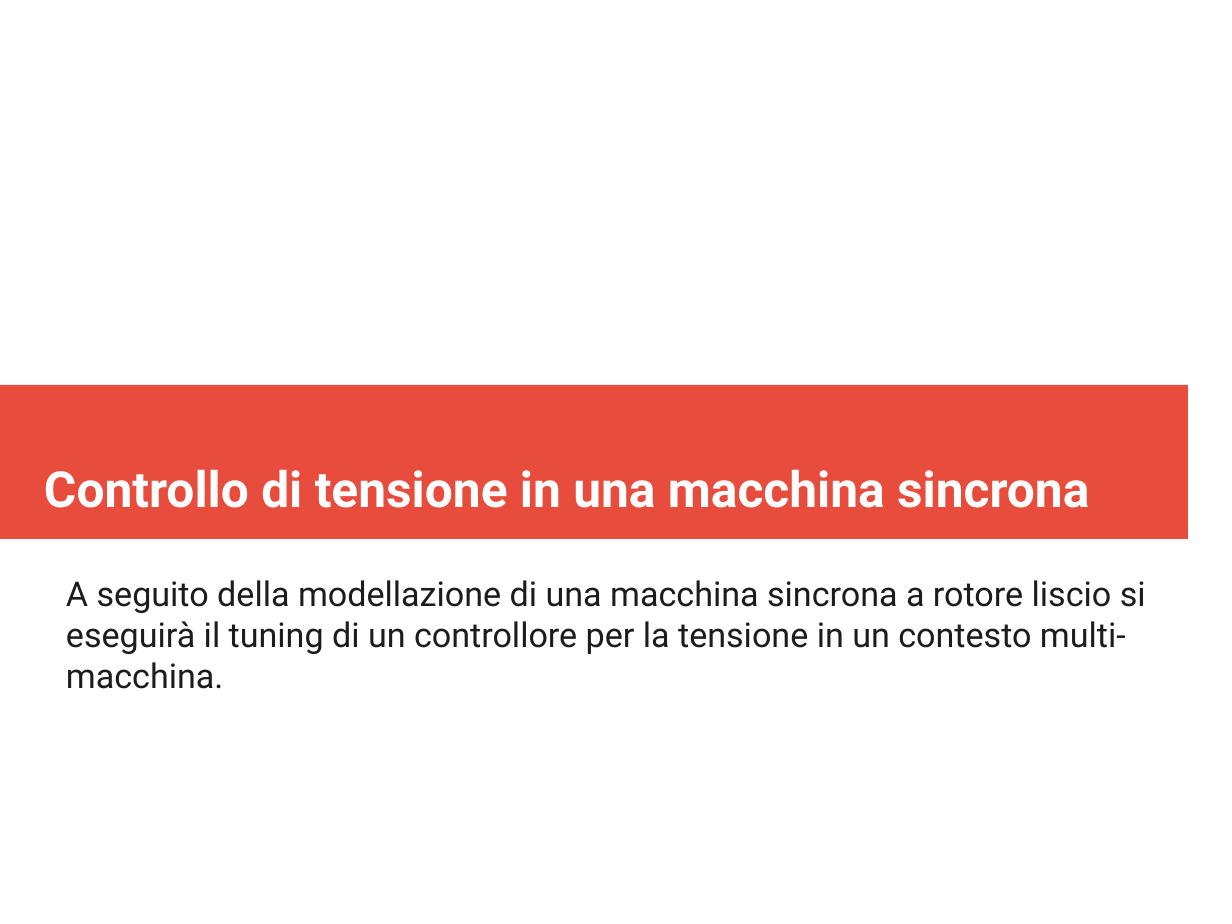
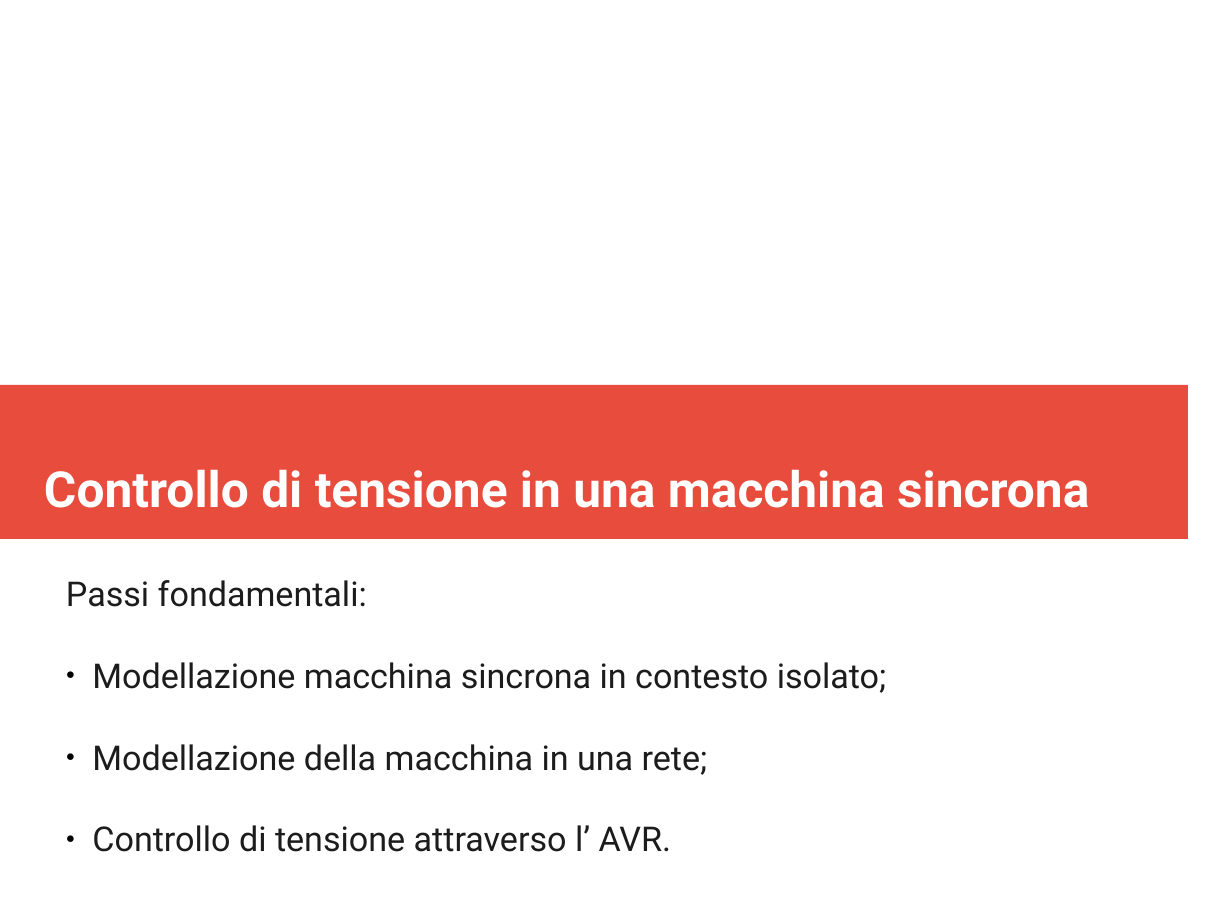
Before and after one commit to LeonardoSalustri/Tesi, a slide deck: slide 1 of Formule_presentazione/Presentazione.odp. Drawn at 1232x924 pixels with LibreOffice and Linux fonts; fonts in the diff are those of the drawing. Boxes give left, top, right and bottom in pixels: in the first picture for what was removed or moved away, otherwise in the second. Text is boxed around its words. In the diff, an @@ line names an element or a change of style, - is before the commit and + after.

```diff
--- a/Formule_presentazione/Presentazione.odp
+++ b/Formule_presentazione/Presentazione.odp
@@ subtitle at [66,580,887,852]: text changed @@
-A seguito della modellazione di una macchina sincrona a rotore liscio si eseguirà il tuning di un controllore per la tensione in un contesto multi-macchina.
+Passi fondamentali:
+● Modellazione macchina sincrona in contesto isolato;
+● Modellazione della macchina in una rete;
+● Controllo di tensione attraverso l’ AVR.
```
Also in this commit, not shown: 12 other slides changed, 1 slide added, 1 slide removed, 37 other files.
